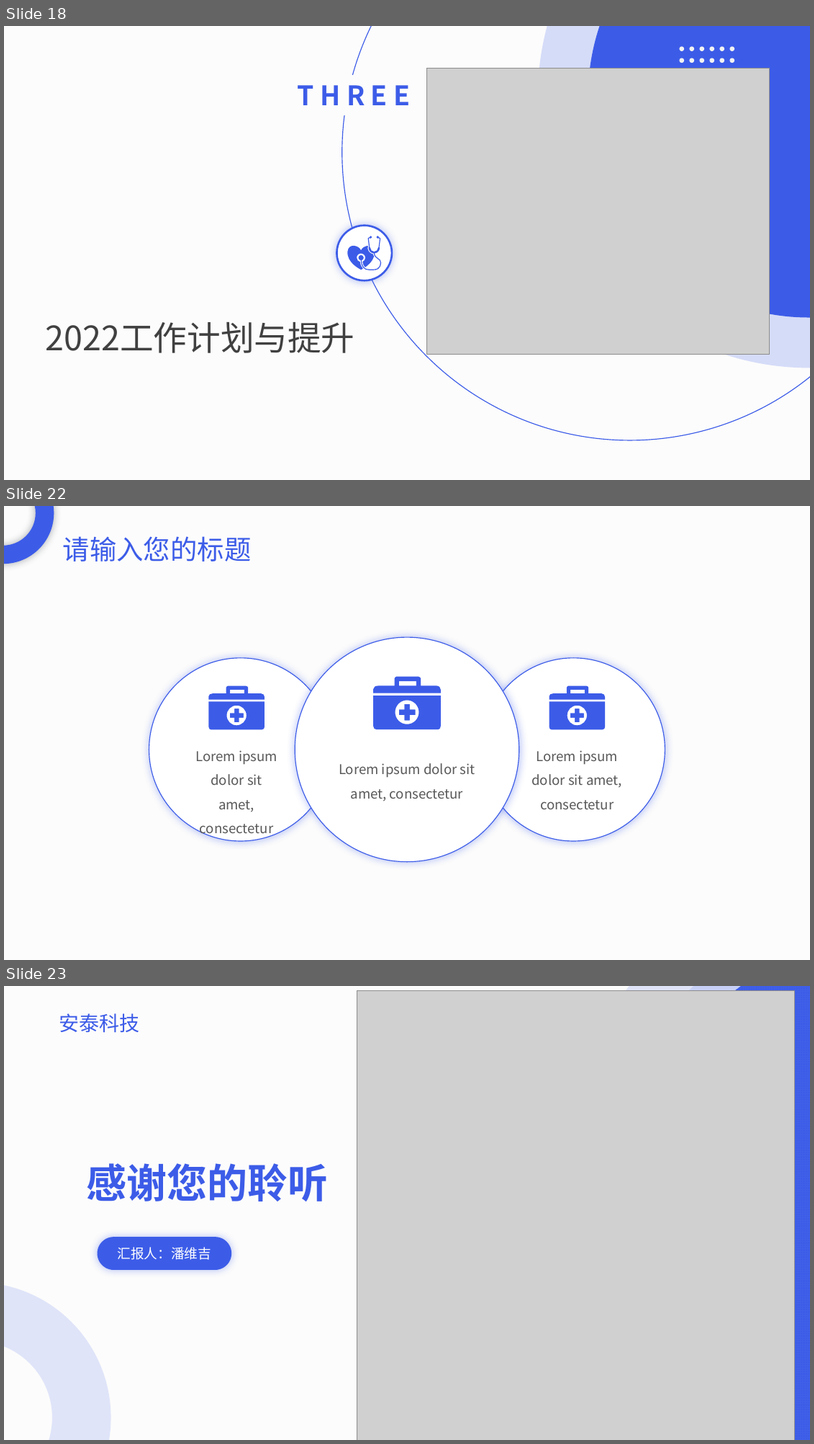
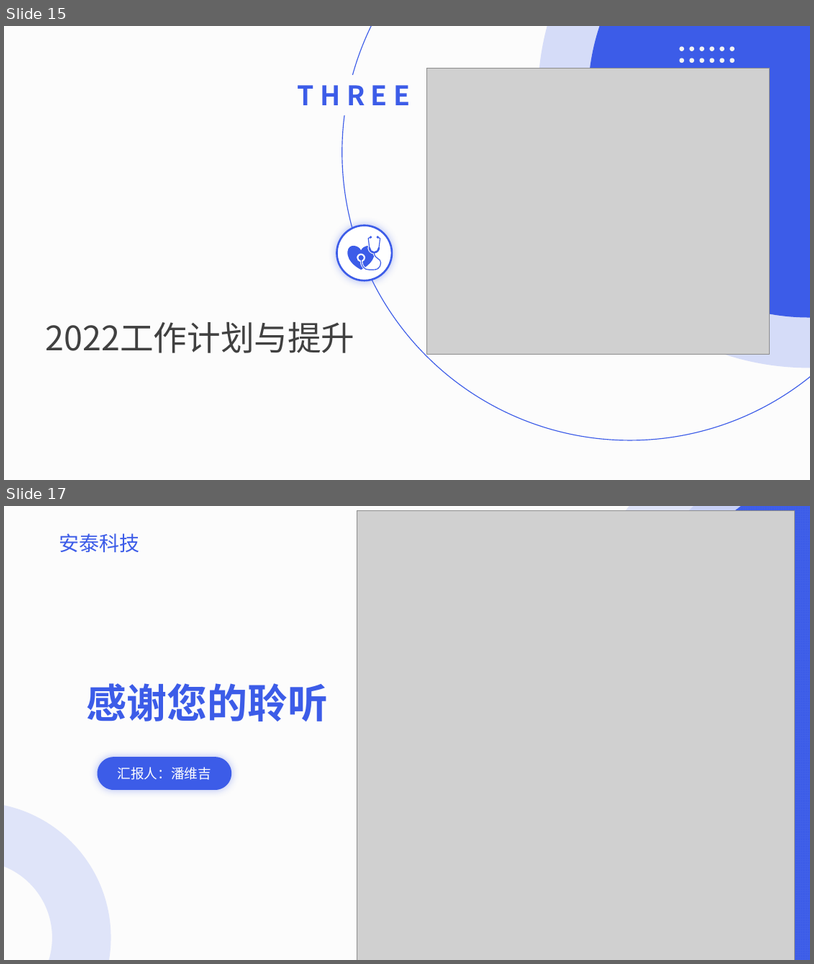
Before and after one commit to DreamPWJ/spring-boot-bug, a slide deck: 潘维吉2021工作总结.pptx. Shown one above the other, each under a label of ours: slides 18, 22 and 23 before the commit, slides 15 and 17 after it; the slides between them are not shown. The pictures are 814x1444 and 814x964 pixels, drawn with LibreOffice and Linux fonts; fonts in the diff are those of the drawing; grey boxes stand for pictures. Boxes give left, top, right and bottom in pixels: in the first picture for what was removed or moved away, otherwise in the second. Text is boxed around its words. In the diff, an @@ line names an element or a change of style, - is before the commit and + after.

```diff
--- a/潘维吉2021工作总结.pptx
+++ b/潘维吉2021工作总结.pptx
@@ slide 22 removed at [4, 506, 810, 960], background #F2F2F2 at 20% opacity @@
@@ freeform shape removed at [4, 506, 54, 564] @@
@@ text removed at [63, 536, 251, 561] @@
-请输入您的标题
@@ group removed at [149, 658, 332, 841]: 5 freeform shapes, 1 text @@
-Lorem ipsum dolor sit amet, consectetur
@@ group removed at [295, 637, 520, 862]: 5 freeform shapes, 1 text @@
-Lorem ipsum dolor sit amet, consectetur
@@ group removed at [483, 658, 666, 841]: 5 freeform shapes, 1 text @@
-Lorem ipsum dolor sit amet, consectetur
@@ what was slide 18 is now slide 15 @@
@@ what was slide 23 is now slide 17 @@
```
Also in this commit, not shown: 1 slide changed, 4 slides added, 9 other slides removed.
